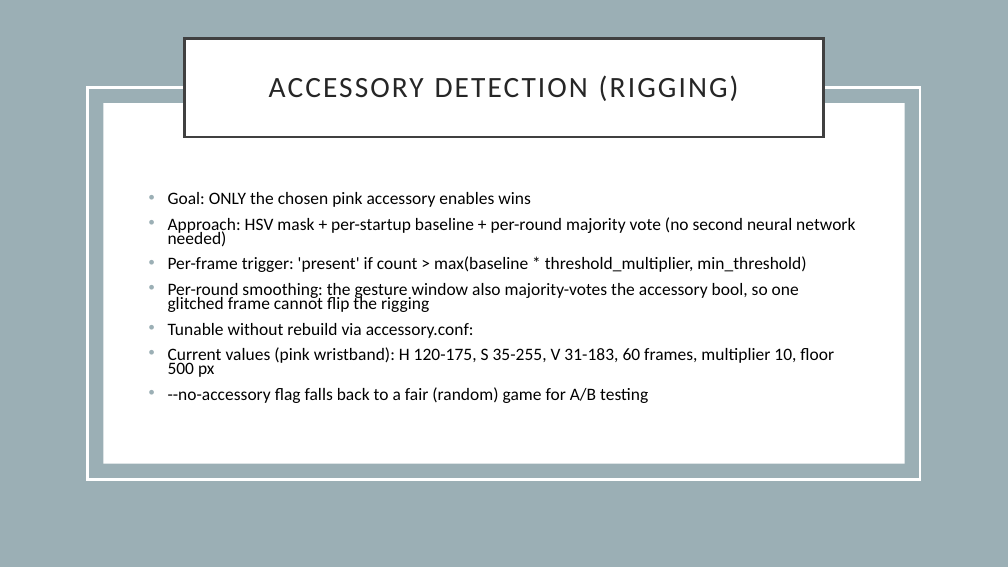
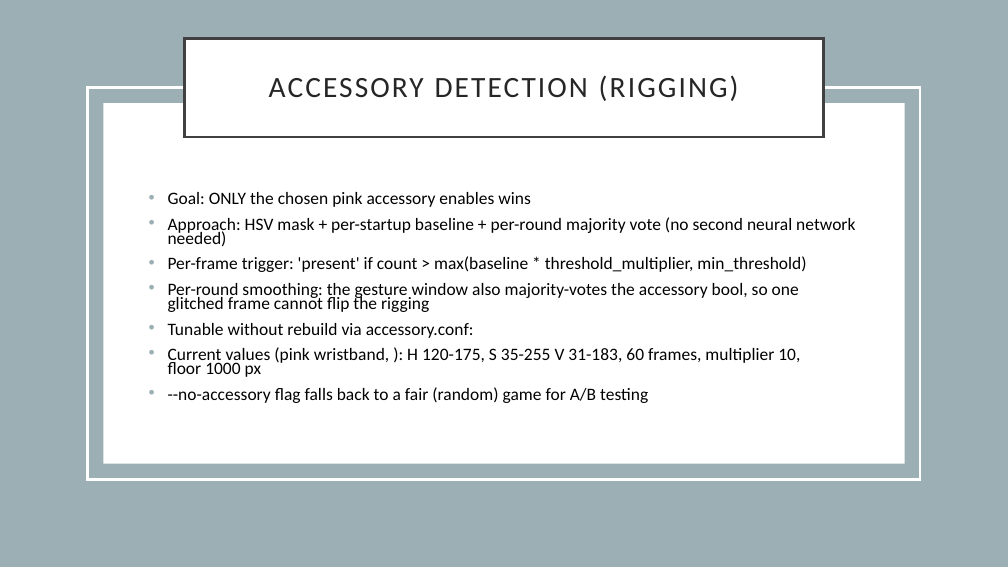
Before and after one commit to andreasranzmaier/EAI_Rock_Paper_Lose, a slide deck: slide 13 of presentation.pptx (slide 11 before the commit). Drawn at 1008x567 pixels with LibreOffice and Linux fonts; fonts in the diff are those of the drawing. Boxes give left, top, right and bottom in pixels: in the first picture for what was removed or moved away, otherwise in the second. Text is boxed around its words. In the diff, an @@ line names an element or a change of style, - is before the commit and + after.

```diff
--- a/presentation.pptx
+++ b/presentation.pptx
@@ text at bbox=[168, 347, 800, 377]: text changed @@
-• Current values (pink wristband): H 120-175, S 35-255, V 31-183, 60 frames, multiplier 10, floor 500 px
+• Current values (pink wristband, ): H 120-175, S 35-255 V 31-183, 60 frames, multiplier 10,
+  floor 1000 px
```
Also in this commit, not shown: 7 other slides changed, 2 slides added, 1 other file.
